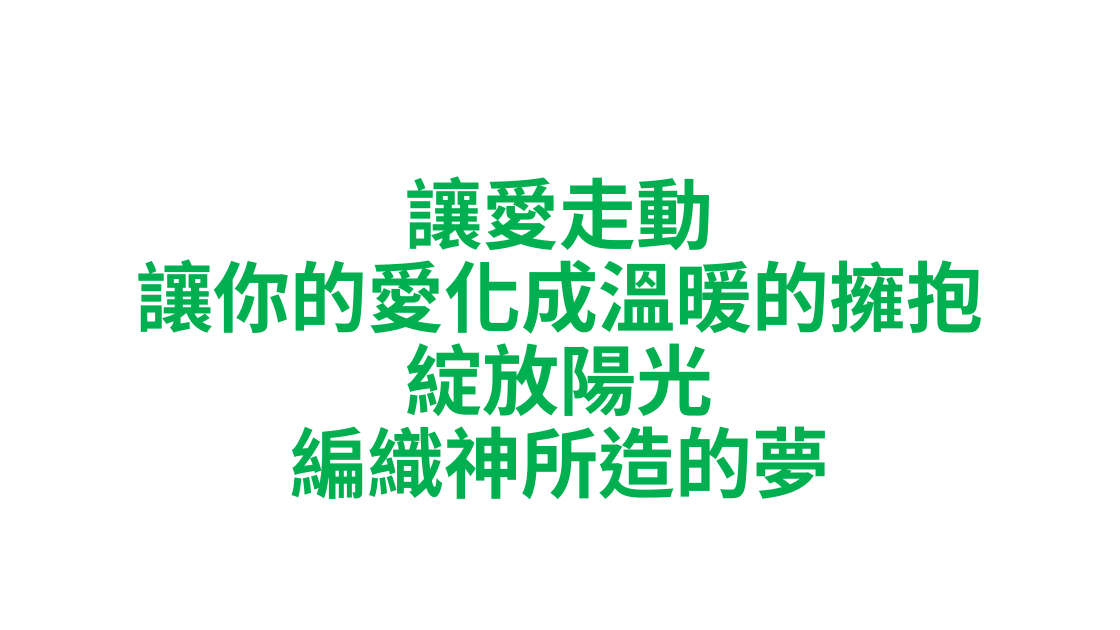
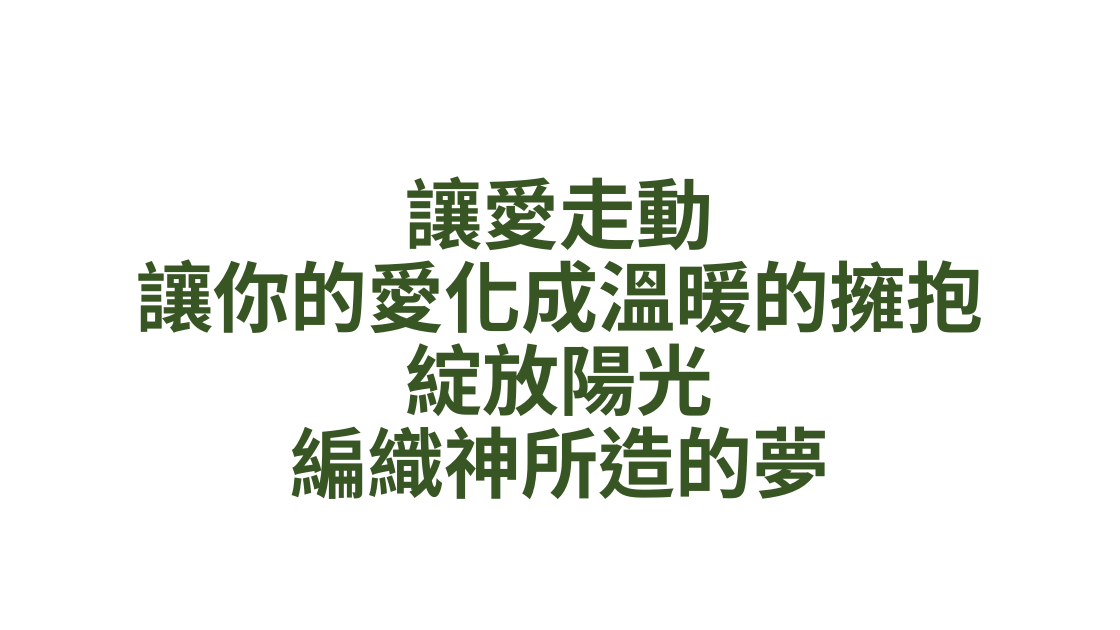
Before and after one commit to batisuoc/free-school-class, a slide deck: slide 15 of chinese/讓愛走動.pptx. Drawn at 1120x630 pixels with LibreOffice and Linux fonts; fonts in the diff are those of the drawing; background and template pictures are left out. Boxes give left, top, right and bottom in pixels: in the first picture for what was removed or moved away, otherwise in the second. Text is boxed around its words. In the diff, an @@ line names an element or a change of style, - is before the commit and + after.

```diff
--- a/chinese/讓愛走動.pptx
+++ b/chinese/讓愛走動.pptx
@@ title "讓愛走動 讓你的愛化成溫暖的擁抱 綻放陽光 編織神所造的夢" at (136, 176, 983, 499): font Calibri to Noto Sans CJK SC, text colour #00B050 to #385723 @@
```
Also in this commit, not shown: 2 other slides changed.
